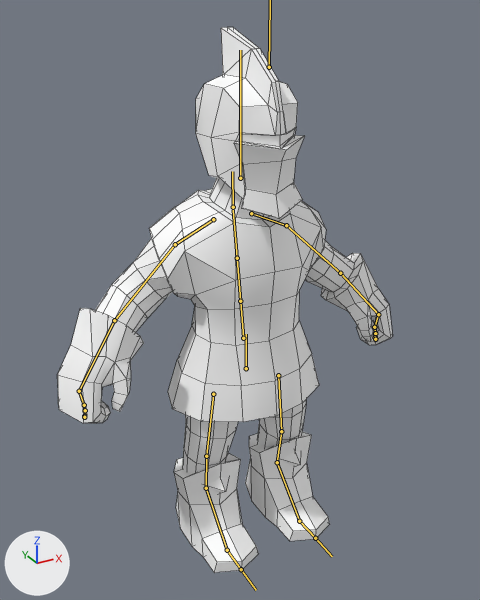
Renders of the FBX model Assets/CyberCountry - TowerDefensePack/FBX/TD_Knight_Running.fbx from each side of a commit.
Rendered twice from a 50 mm lens placed at (-0.0094, -0.0162, 0.01683), pointed at (-0.00028, 0.00038, 0.00854). Lighting does not change. The marker at lower left points along +X, +Y and +Z. The bones that bend it are drawn over the model as lines. Mesh edges are drawn as thin lines.

Objects in the first picture: 'Knight'.
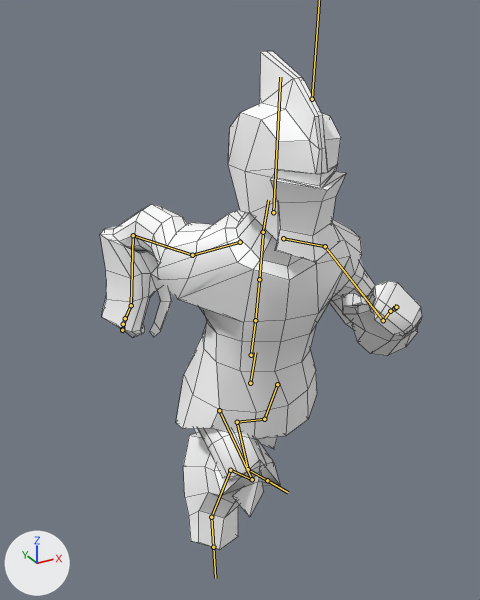
The newer file adds an action. The first version stands in its rest pose; the second is drawn at frame 11 of the action 'Take 001'.

Location of each change, [x1, y1, x2, y2] in pixels of the pictures (480 x 600 px):
'Knight', posed (9% shorter): before [57, 27, 392, 573]; after [100, 51, 422, 550]
bone 'mixamorig:Hips', root to tip: before (246, 368) to (246, 334); after (250, 383) to (255, 352)
bone 'mixamorig:Spine', root to tip: before (243, 338) to (240, 301); after (251, 355) to (255, 320)
bone 'mixamorig:Spine1', root to tip: before (240, 301) to (237, 258); after (255, 320) to (259, 279)
bone 'mixamorig:Spine2', root to tip: before (237, 258) to (233, 210); after (259, 279) to (263, 235)
bone 'mixamorig:Neck', root to tip: before (233, 207) to (232, 171); after (263, 232) to (268, 200)
bone 'mixamorig:Head', root to tip: before (240, 178) to (240, 50); after (273, 212) to (280, 77)
bone 'mixamorig:LeftShoulder', root to tip: before (251, 213) to (286, 225); after (283, 238) to (325, 246)
bone 'mixamorig:LeftArm', root to tip: before (286, 225) to (340, 273); after (325, 246) to (383, 320)
bone 'mixamorig:LeftForeArm', root to tip: before (340, 273) to (378, 314); after (383, 320) to (390, 311)
bone 'mixamorig:LeftHand', root to tip: before (378, 314) to (374, 327); after (390, 311) to (394, 308)
bone 'mixamorig:LeftHandIndex1', root to tip: before (374, 327) to (375, 333); after (394, 308) to (396, 307)
bone 'mixamorig:LeftHandIndex2', root to tip: before (375, 333) to (376, 338); after (396, 307) to (394, 305)
bone 'mixamorig:RightShoulder', root to tip: before (213, 219) to (175, 244); after (240, 242) to (192, 255)
bone 'mixamorig:RightArm', root to tip: before (175, 244) to (114, 320); after (192, 255) to (133, 235)
bone 'mixamorig:RightForeArm', root to tip: before (114, 320) to (79, 391); after (133, 235) to (131, 305)
bone 'mixamorig:RightHand', root to tip: before (79, 391) to (84, 405); after (131, 305) to (125, 318)
bone 'mixamorig:RightHandIndex1', root to tip: before (84, 405) to (85, 410); after (125, 318) to (123, 324)
bone 'mixamorig:RightHandIndex2', root to tip: before (85, 410) to (85, 415); after (123, 324) to (123, 328)
bone 'mixamorig:RightHandIndex3', root to tip: before (84, 416) to (85, 418); after (122, 329) to (122, 331)
bone 'mixamorig:LeftUpLeg', root to tip: before (278, 375) to (281, 431); after (277, 384) to (264, 419)
bone 'mixamorig:LeftLeg', root to tip: before (281, 431) to (277, 462); after (264, 419) to (237, 422)
bone 'mixamorig:LeftFoot', root to tip: before (277, 462) to (299, 521); after (237, 422) to (248, 469)
bone 'mixamorig:LeftToeBase', root to tip: before (299, 521) to (315, 538); after (248, 469) to (267, 480)
bone 'mixamorig:RightUpLeg', root to tip: before (213, 394) to (206, 456); after (219, 410) to (252, 479)
bone 'mixamorig:RightLeg', root to tip: before (206, 456) to (206, 488); after (252, 479) to (230, 470)
bone 'mixamorig:RightFoot', root to tip: before (206, 488) to (227, 550); after (230, 470) to (211, 517)

What the commit changed:
Bone 'mixamorig:Hips' (bone_mixamorig_hips) moves from (0.0, 0.0, 0.0) to (0.0, -0.037, 0.031).
Bone 'mixamorig:Hips' (bone_mixamorig_hips) turns from (0, 0, 0) to (12, 9, 1) degrees about its own x, y and z.
Bone 'mixamorig:Spine' (bone_mixamorig_spine) turns from (0, 0, 0) to (2, -16, -6) degrees about its own x, y and z.
Bone 'mixamorig:Spine1' (bone_mixamorig_spine1) turns from (0, 0, 0) to (2, -3, 3) degrees about its own x, y and z.
Bone 'mixamorig:Spine2' (bone_mixamorig_spine2) turns from (0, 0, 0) to (5, -3, 2) degrees about its own x, y and z.
Bone 'mixamorig:Neck' (bone_mixamorig_neck) turns from (0, 0, 0) to (0, 1, -1) degrees about its own x, y and z.
Bone 'mixamorig:Head' (bone_mixamorig_head) turns from (0, 0, 0) to (-18, 9, -3) degrees about its own x, y and z.
Bone 'mixamorig:LeftShoulder' (bone_mixamorig_leftshoulder) turns from (0, 0, 0) to (-7, 2, 3) degrees about its own x, y and z.
Bone 'mixamorig:LeftArm' (bone_mixamorig_leftarm) turns from (0, 0, 0) to (13, -25, 27) degrees about its own x, y and z.
Bone 'mixamorig:LeftForeArm' (bone_mixamorig_leftforearm) turns from (0, 0, 0) to (9, -2, 95) degrees about its own x, y and z.
Bone 'mixamorig:LeftHand' (bone_mixamorig_lefthand) turns from (0, 0, 0) to (-59, -9, 6) degrees about its own x, y and z.
Bone 'mixamorig:LeftHandIndex1' (bone_mixamorig_lefthandindex1) turns from (0, 0, 0) to (-32, -1, -2) degrees about its own x, y and z.
Bone 'mixamorig:LeftHandIndex2' (bone_mixamorig_lefthandindex2) turns from (0, 0, 0) to (23, 2, -22) degrees about its own x, y and z.
Bone 'mixamorig:RightShoulder' (bone_mixamorig_rightshoulder) turns from (0, 0, 0) to (-12, -1, -2) degrees about its own x, y and z.
Bone 'mixamorig:RightArm' (bone_mixamorig_rightarm) turns from (0, 0, 0) to (-8, -39, 64) degrees about its own x, y and z.
Bone 'mixamorig:RightForeArm' (bone_mixamorig_rightforearm) turns from (0, 0, 0) to (8, 1, -83) degrees about its own x, y and z.
Bone 'mixamorig:RightHand' (bone_mixamorig_righthand) turns from (0, 0, 0) to (-64, 18, 6) degrees about its own x, y and z.
Bone 'mixamorig:RightHandIndex1' (bone_mixamorig_righthandindex1) turns from (0, 0, 0) to (9, 1, -14) degrees about its own x, y and z.
Bone 'mixamorig:RightHandIndex2' (bone_mixamorig_righthandindex2) turns from (0, 0, 0) to (28, 1, -1) degrees about its own x, y and z.
Bone 'mixamorig:RightHandIndex3' (bone_mixamorig_righthandindex3) turns from (0, 0, 0) to (-11, 1, 6) degrees about its own x, y and z.
Bone 'mixamorig:LeftUpLeg' (bone_mixamorig_leftupleg) turns from (0, 0, 0) to (-13, -12, 5) degrees about its own x, y and z.
Bone 'mixamorig:LeftLeg' (bone_mixamorig_leftleg) turns from (0, 0, 0) to (-32, 1, -7) degrees about its own x, y and z.
Bone 'mixamorig:LeftFoot' (bone_mixamorig_leftfoot) turns from (0, 0, 0) to (18, 2, 3) degrees about its own x, y and z.
Bone 'mixamorig:LeftToeBase' (bone_mixamorig_lefttoebase) turns from (0, 0, 0) to (33, -5, -1) degrees about its own x, y and z.
Bone 'mixamorig:RightUpLeg' (bone_mixamorig_rightupleg) turns from (0, 0, 0) to (70, 4, -1) degrees about its own x, y and z.
Bone 'mixamorig:RightLeg' (bone_mixamorig_rightleg) turns from (0, 0, 0) to (-121, 3, -18) degrees about its own x, y and z.
Bone 'mixamorig:RightFoot' (bone_mixamorig_rightfoot) turns from (0, 0, 0) to (4, -1, -3) degrees about its own x, y and z.
